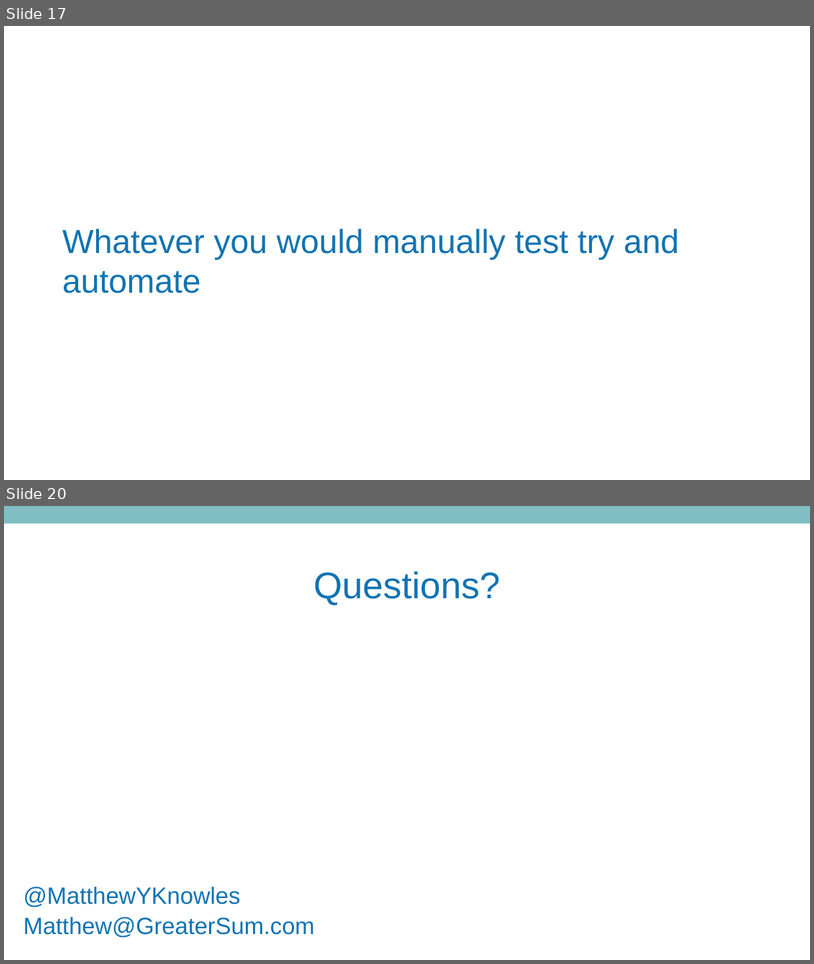
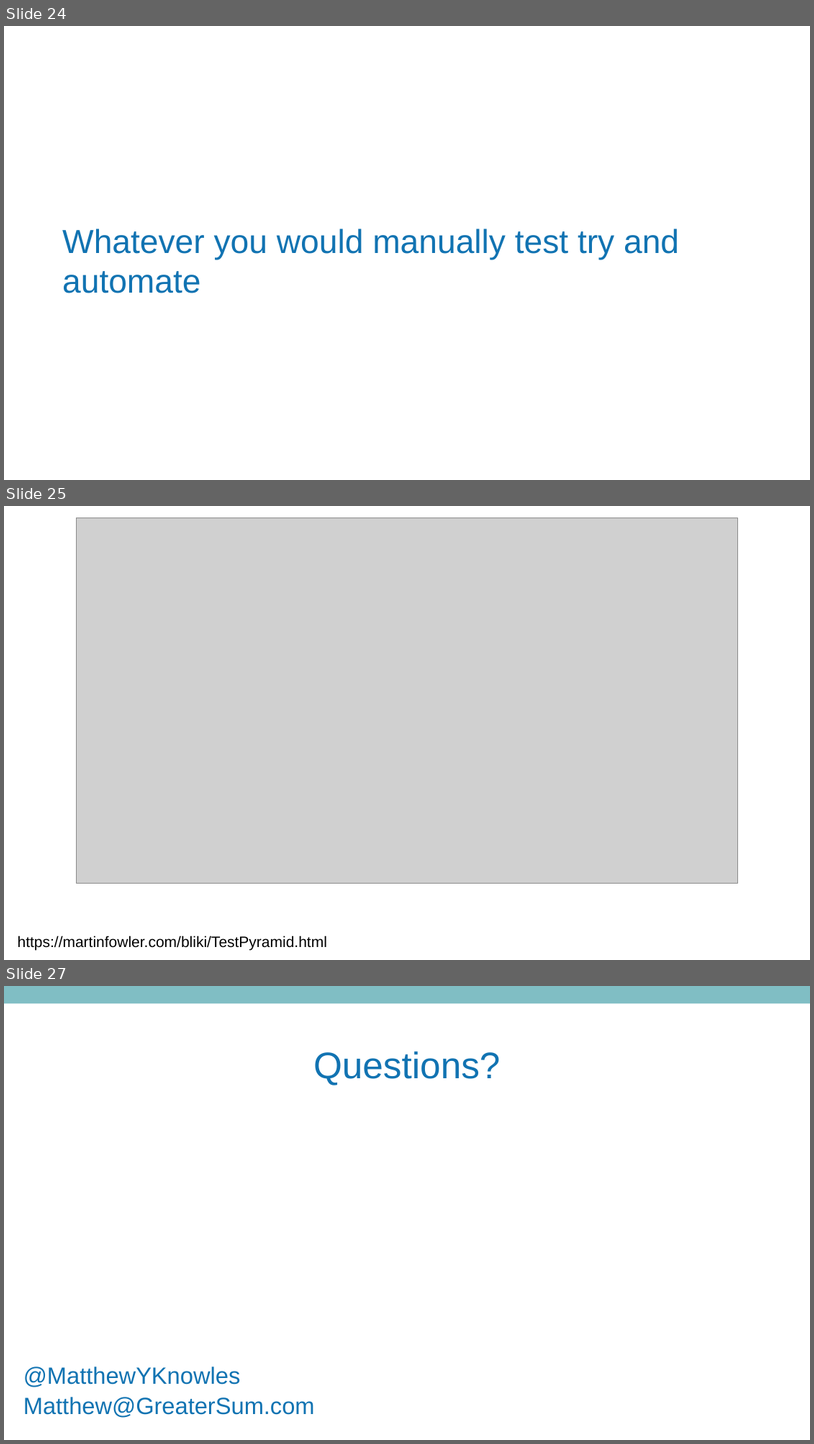
Before and after one commit to MatthewYKnowles/atlanta-code-camp-2019, a slide deck: And Now Seleniums Watch is Ended.pptx. Shown one above the other, each under a label of ours: slides 17 and 20 before the commit, slides 24, 25 and 27 after it; the slides between them are not shown. The pictures are 814x964 and 814x1444 pixels, drawn with LibreOffice and Linux fonts; fonts in the diff are those of the drawing; grey boxes stand for pictures; background and template pictures are left out. Boxes give left, top, right and bottom in pixels: in the first picture for what was removed or moved away, otherwise in the second. Text is boxed around its words. In the diff, an @@ line names an element or a change of style, - is before the commit and + after.

```diff
--- a/And Now Seleniums Watch is Ended.pptx
+++ b/And Now Seleniums Watch is Ended.pptx
@@ slide 25 added at [4,506,810,960], background #FFFFFF @@
@@ picture added at [77,518,738,883] @@
@@ text added at [18,935,327,950], 18 pt, text #000000 @@
+https://martinfowler.com/bliki/TestPyramid.html
@@ what was slide 17 is now slide 24 @@
@@ what was slide 20 is now slide 27 @@
```
Also in this commit, not shown: 3 slides changed, 11 other slides added, 5 slides removed.
